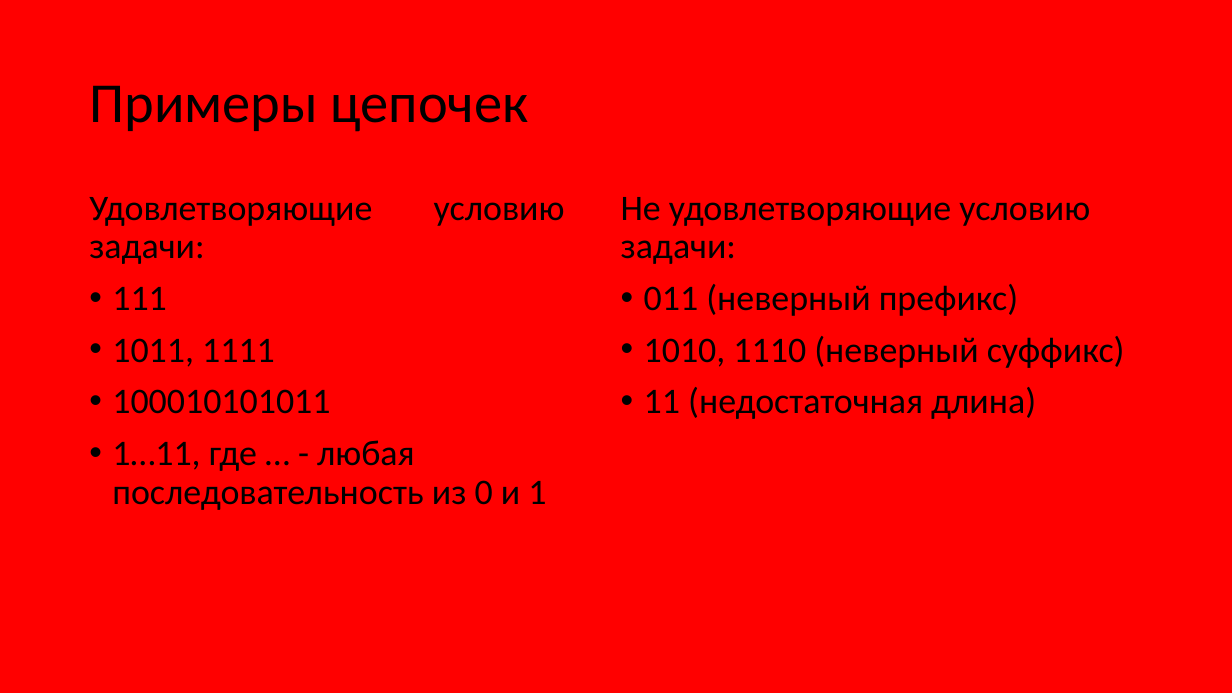
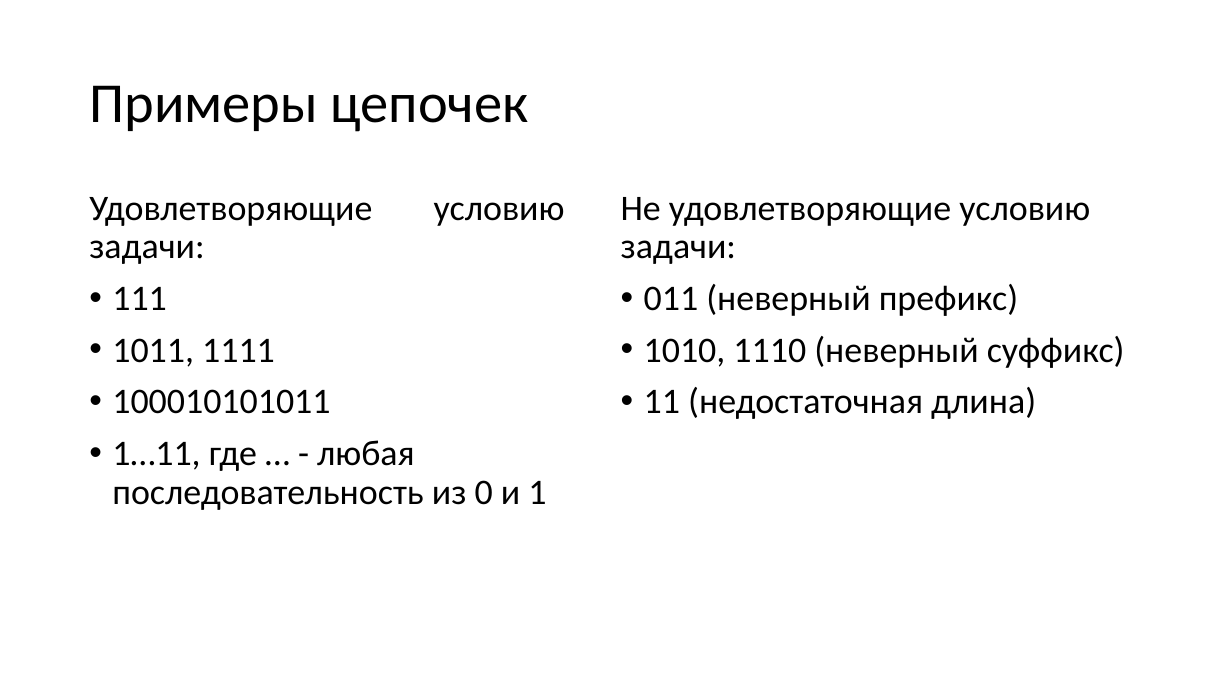
Before and after one commit to goddamnteam/korzun, a slide deck: slide 3 of task4.pptx. Drawn at 1232x693 pixels with LibreOffice and Linux fonts; fonts in the diff are those of the drawing. Boxes give left, top, right and bottom in pixels: in the first picture for what was removed or moved away, otherwise in the second. Text is boxed around its words. In the diff, an @@ line names an element or a change of style, - is before the commit and + after.

```diff
--- a/task4.pptx
+++ b/task4.pptx
@@ background #FF0000 to #FFFFFF @@
```
Also in this commit, not shown: 3 other slides changed.
